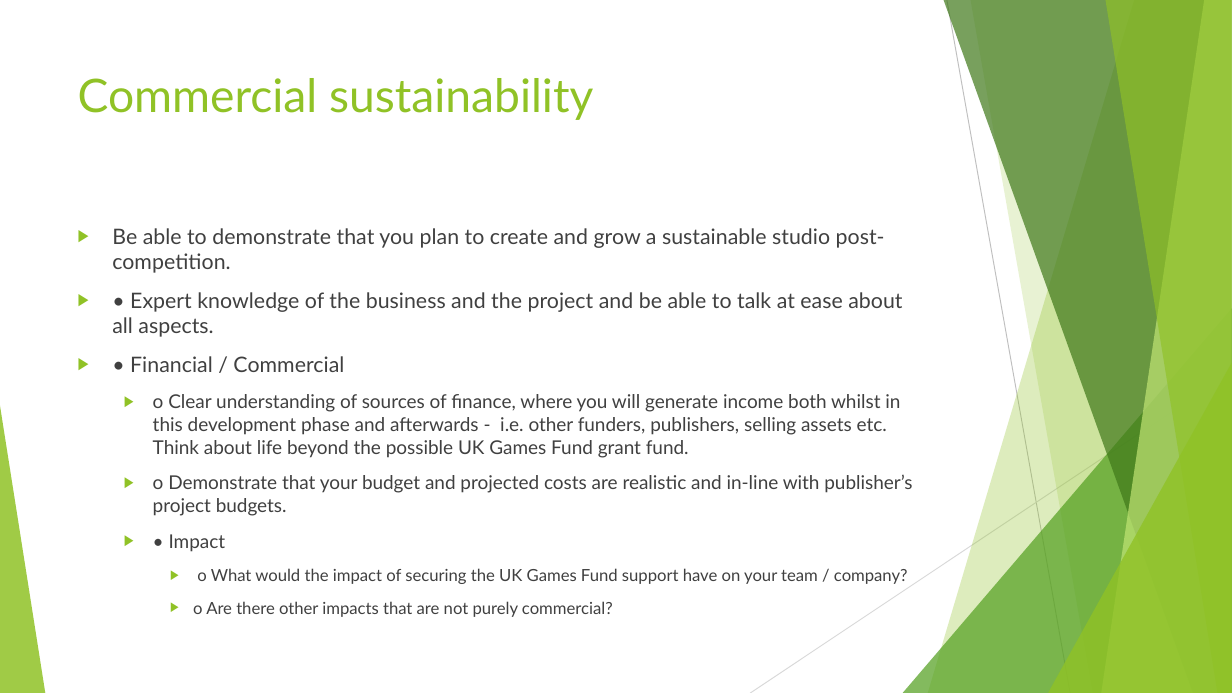
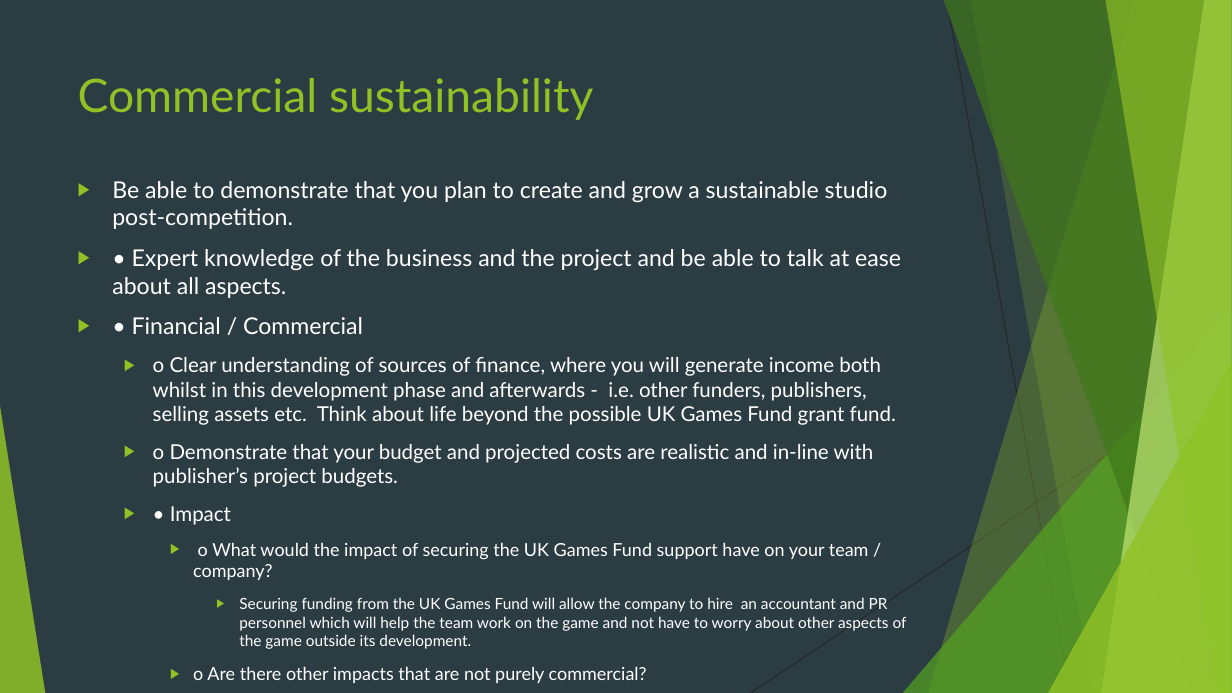
Before and after one commit to Pilokio/Tranzfuser, a slide deck: slide 10 of Virtual Pitch Presentation/Pitch.pptx. Drawn at 1232x693 pixels with LibreOffice and Linux fonts; fonts in the diff are those of the drawing. Boxes give left, top, right and bottom in pixels: in the first picture for what was removed or moved away, otherwise in the second. Text is boxed around its words. In the diff, an @@ line names an element or a change of style, - is before the commit and + after.

```diff
--- a/Virtual Pitch Presentation/Pitch.pptx
+++ b/Virtual Pitch Presentation/Pitch.pptx
@@ background #FFFFFF to #2C3C43 @@
@@ line (947, 0) - (1070, 693): stroke #BFBFBF 0.75 pt to #262626 0.75 pt @@
@@ text "Be able to demonstrate that ...": place and size @@
-text "Be able to demonstrate that ..." at box(112, 228, 912, 617)
+text "Be able to demonstrate that ..." at box(112, 181, 907, 649)
@@ text at box(112, 181, 901, 580): size 16.6 to 18 pt in "Be able to demonstrate that you plan ...", "• Expert knowledge of the business and ...", "• Financial / Commercial"; text colour #404040 to #FFFFFF in "Be able to demonstrate that you plan ...", "• Expert knowledge of the business and ...", "• Financial / Commercial", "o Clear understanding of sources of finance, ..." and 4 more places; size 14.8 to 16 pt in "o Clear understanding of sources of finance, ...", "o Demonstrate that your budget and projected ...", "• Impact"; size 12.9 to 14 pt in "o What would the impact of securing ...", "o Are there other impacts that are ..." @@
@@ line (1232, 372) - (750, 693): stroke #D9D9D9 0.75 pt to #262626 0.75 pt @@
@@ text at box(239, 597, 907, 649): paragraph added @@
+      ▶ Securing funding from the UK Games Fund will allow the company to hire an accountant and PR personnel which will help the team work on the game and not have to worry about other aspects of the game outside its development.
```
Also in this commit, not shown: 9 other slides changed.
